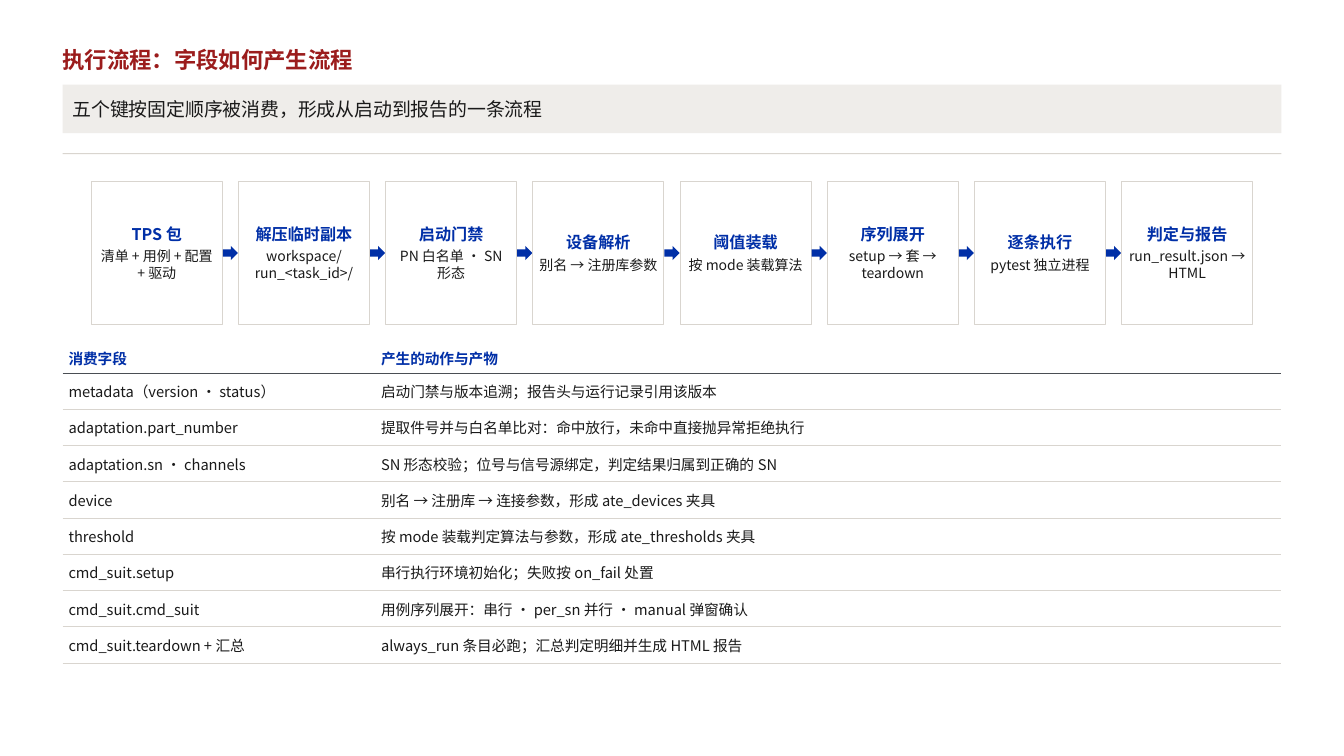
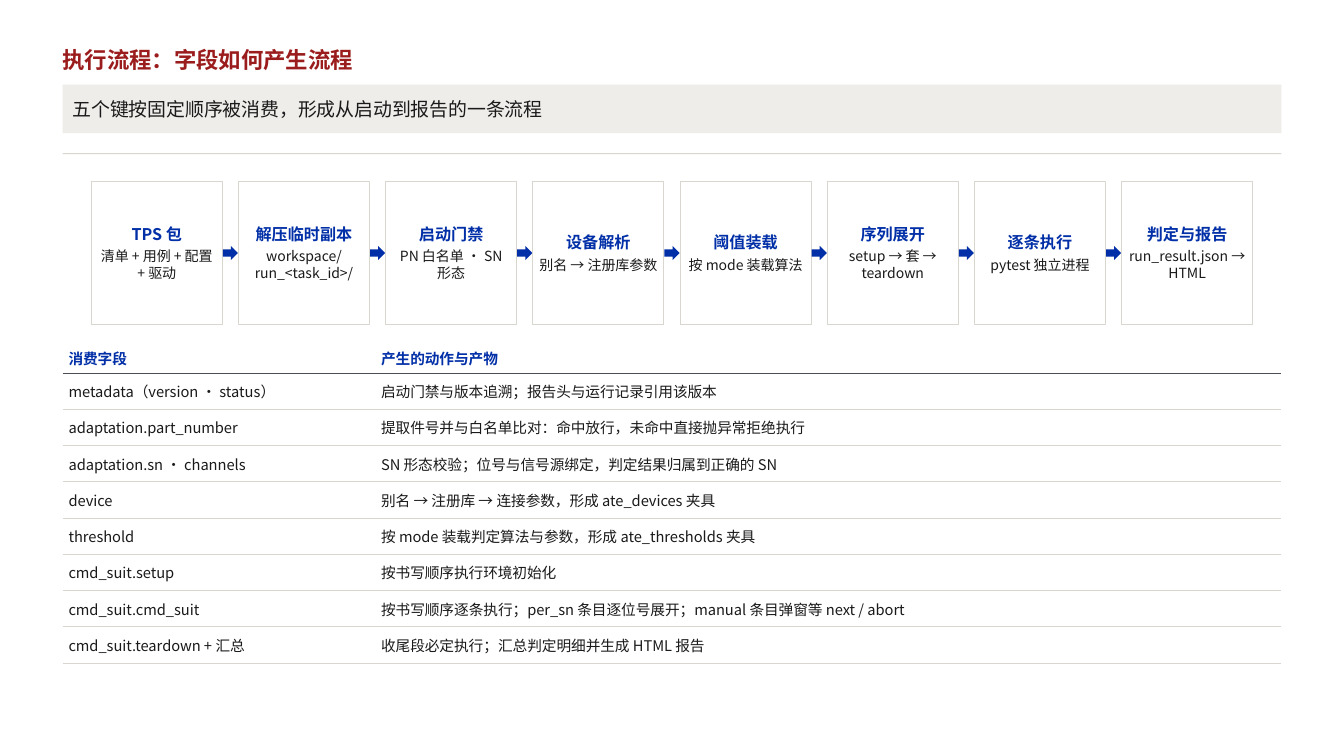
Before and after one commit to KenerlMage/ATEDemo, a slide deck: slide 9 of docs/TPS用例集设计.pptx. Drawn at 1344x756 pixels with LibreOffice and Linux fonts; fonts in the diff are those of the drawing. Boxes give left, top, right and bottom in pixels: in the first picture for what was removed or moved away, otherwise in the second. Text is boxed around its words. In the diff, an @@ line names an element or a change of style, - is before the commit and + after.

Commit message:
docs: cmd_suit 编排简化 + 演示稿同步
- 执行顺序 = 清单书写顺序：不再引入排序、优先级、依赖、条件跳过、失败策略与重试
- 人工确认改为条目类型 type: manual：运行时弹窗，操作员选 next（继续下一步）/ abort（中止本轮）
- 弹窗文案与图片不写进清单，由用例按 resource 名称从包内 resource/ 取（<名称>.md + 同名图片）
- 同步更新：TPS用例集设计.pptx（第 8 页改版、第 9 页流程表）、uut.json-文件结构与设计.md / .html

```diff
--- a/docs/TPS用例集设计.pptx
+++ b/docs/TPS用例集设计.pptx
@@ table at [63, 343, 1281, 663] @@
-row 7, column 2: 串行执行环境初始化；失败按 on_fail 处置
+row 7, column 2: 按书写顺序执行环境初始化
-row 8, column 2: 用例序列展开：串行 · per_sn 并行 · manual 弹窗确认
+row 8, column 2: 按书写顺序逐条执行；per_sn 条目逐位号展开；manual 条目弹窗等 next / abort
-row 9, column 2: always_run 条目必跑；汇总判定明细并生成 HTML 报告
+row 9, column 2: 收尾段必定执行；汇总判定明细并生成 HTML 报告
```
Also in this commit, not shown: 2 other slides changed, 4 other files.
